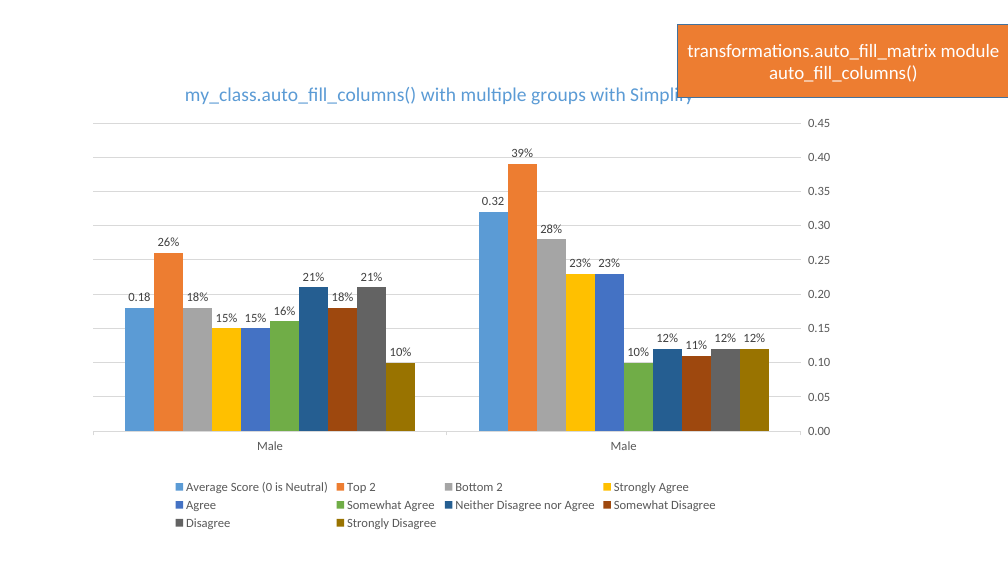
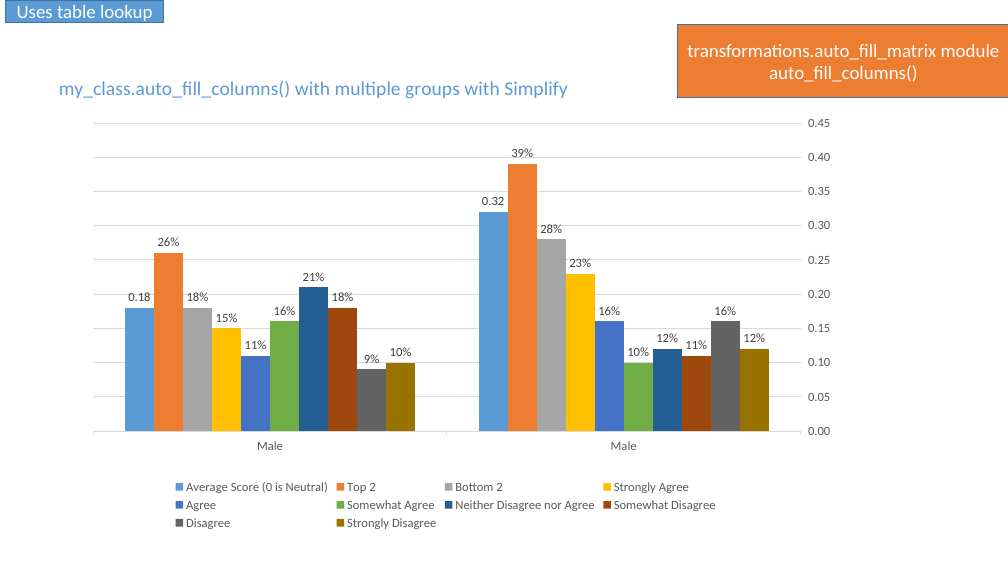
Before and after one commit to Collette-Curson/forgetdata_Slides_modules, a slide deck: slide 23 of Scripts/test_manual_auto_fill_matrix.pptx. Drawn at 1008x567 pixels with LibreOffice and Linux fonts; fonts in the diff are those of the drawing. Boxes give left, top, right and bottom in pixels: in the first picture for what was removed or moved away, otherwise in the second. Text is boxed around its words. In the diff, an @@ line names an element or a change of style, - is before the commit and + after.

```diff
--- a/Scripts/test_manual_auto_fill_matrix.pptx
+++ b/Scripts/test_manual_auto_fill_matrix.pptx
@@ rectangle added at bbox=[5, 0, 163, 23], fill #5B9BD5, outline #43739E 1 pt, 18 pt, text #FFFFFF @@
+Uses table lookup
@@ column chart at bbox=[51, 60, 840, 534] @@
@@ Agree, Male: 0.15 to 0.11 @@
@@ Agree, Male: 0.23 to 0.16 @@
@@ Disagree, Male: 0.21 to 0.09 @@
@@ Disagree, Male: 0.12 to 0.16 @@
```
Also in this commit, not shown: 14 other slides changed, 1 other file.
